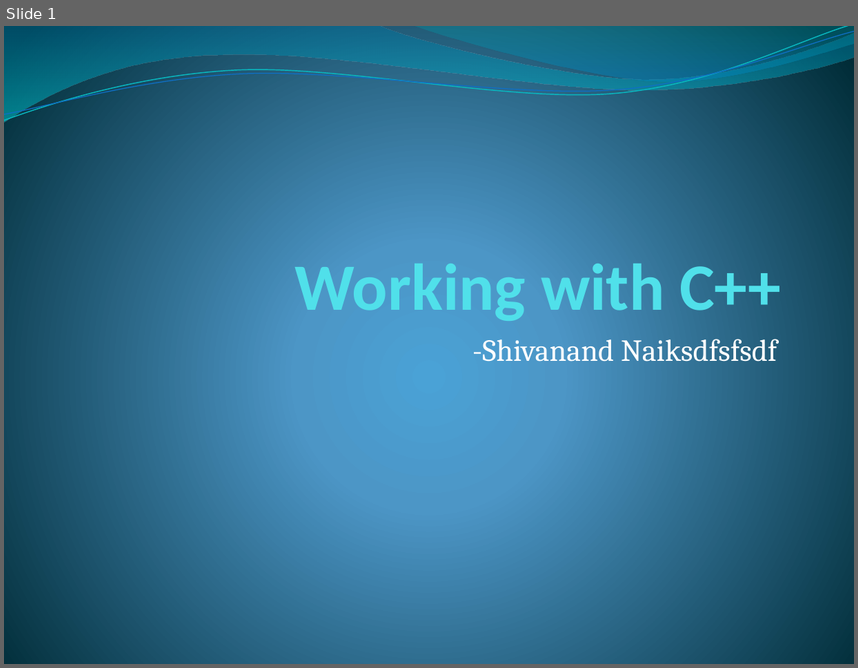
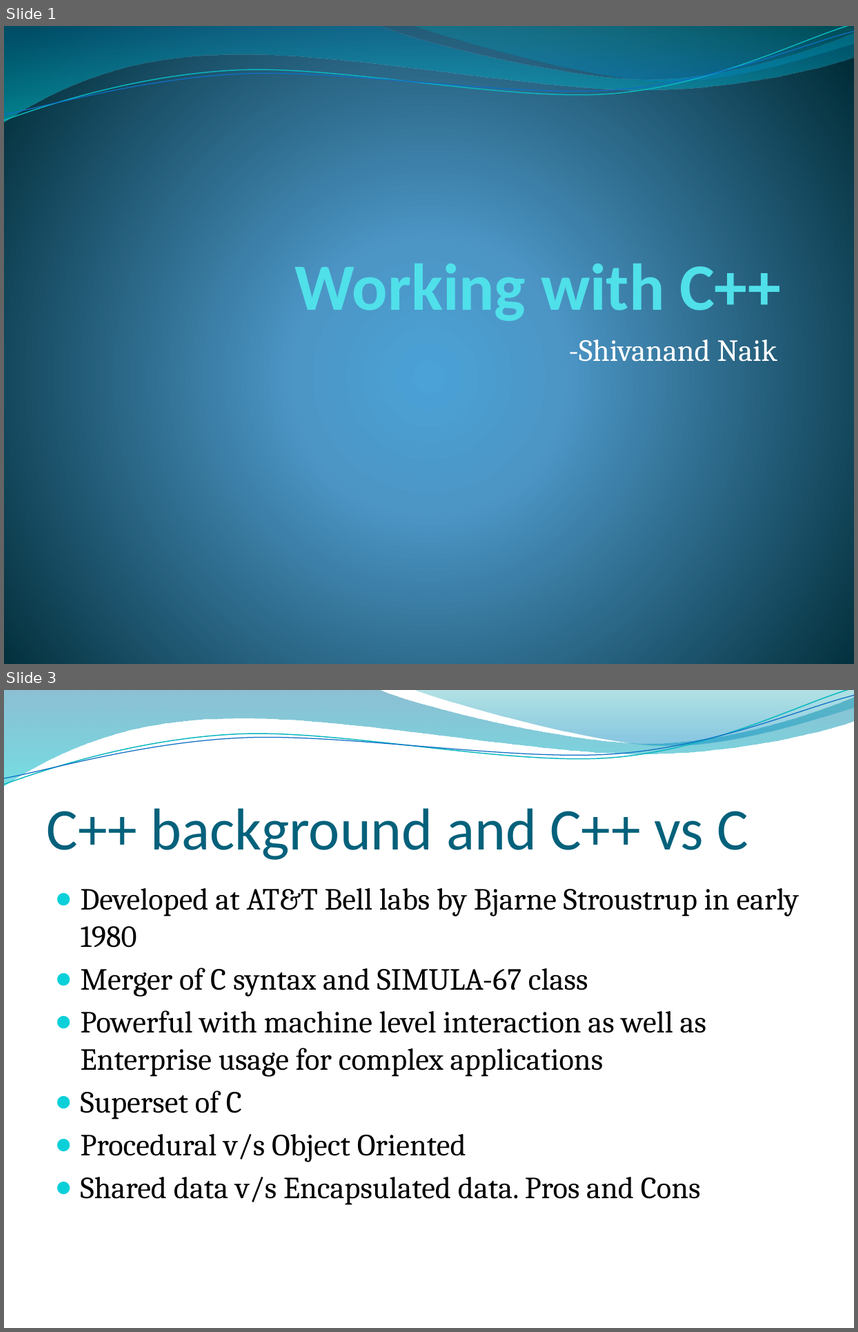
Before and after one commit to shivanandnaik/Presentations, a slide deck: c++.pptx. Shown one above the other, each under a label of ours: slide 1 before the commit, slides 1 and 3 after it; the slides between them are not shown. The pictures are 858x668 and 858x1332 pixels, drawn with LibreOffice and Linux fonts; fonts in the diff are those of the drawing; background and template pictures are left out. Boxes give left, top, right and bottom in pixels: in the first picture for what was removed or moved away, otherwise in the second. Text is boxed around its words. In the diff, an @@ line names an element or a change of style, - is before the commit and + after.

```diff
--- a/c++.pptx
+++ b/c++.pptx
@@ slide 3 added at [4, 690, 854, 1328], background picture (left out); not listed: 4 template elements that a slide beside it also shows @@
@@ title added at [47, 808, 749, 860], 50 pt, text #04617B @@
+C++ background and C++ vs C
@@ text added at [81, 888, 800, 1205], 26 pt, text #000000 @@
+● Developed at AT&T Bell labs by Bjarne Stroustrup in early 1980
+● Merger of C syntax and SIMULA-67 class
+● Powerful with machine level interaction as well as Enterprise usage for complex applications
+● Superset of C
+● Procedural v/s Object Oriented
+● Shared data v/s Encapsulated data. Pros and Cons
@@ slide 1 changed as well @@
@@ subtitle at [568, 339, 777, 361]: text changed @@
--Shivanand Naiksdfsfsdf
+-Shivanand Naik
```
Also in this commit, not shown: 1 other slide changed, 23 other slides added.
